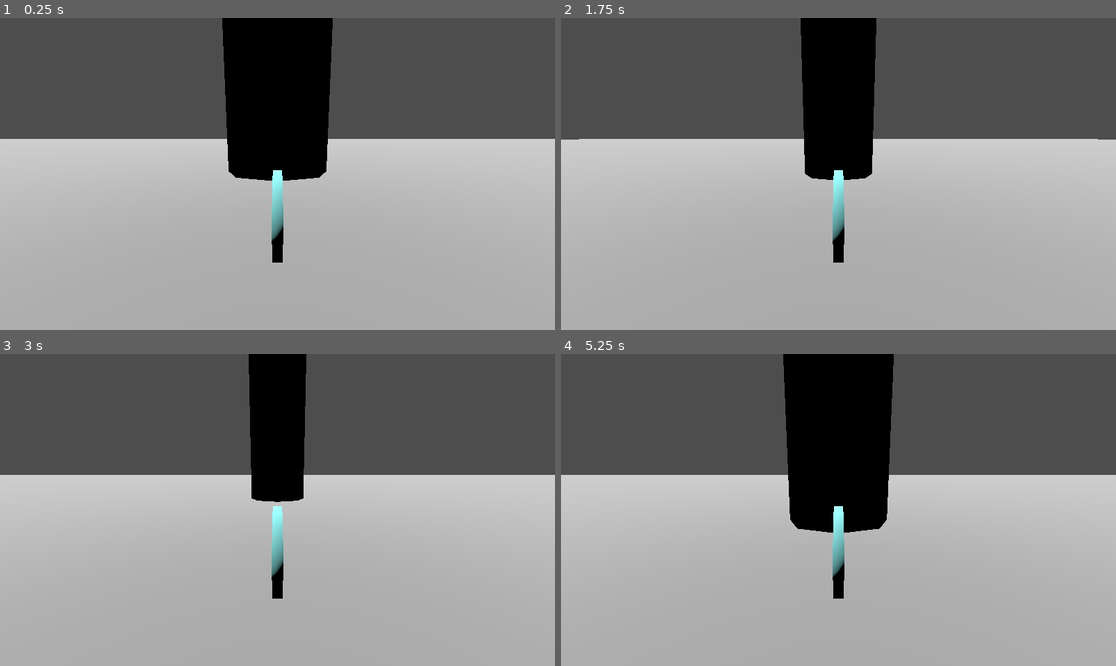
Above: before the commit, frames 1-4 (two rows, left to right).
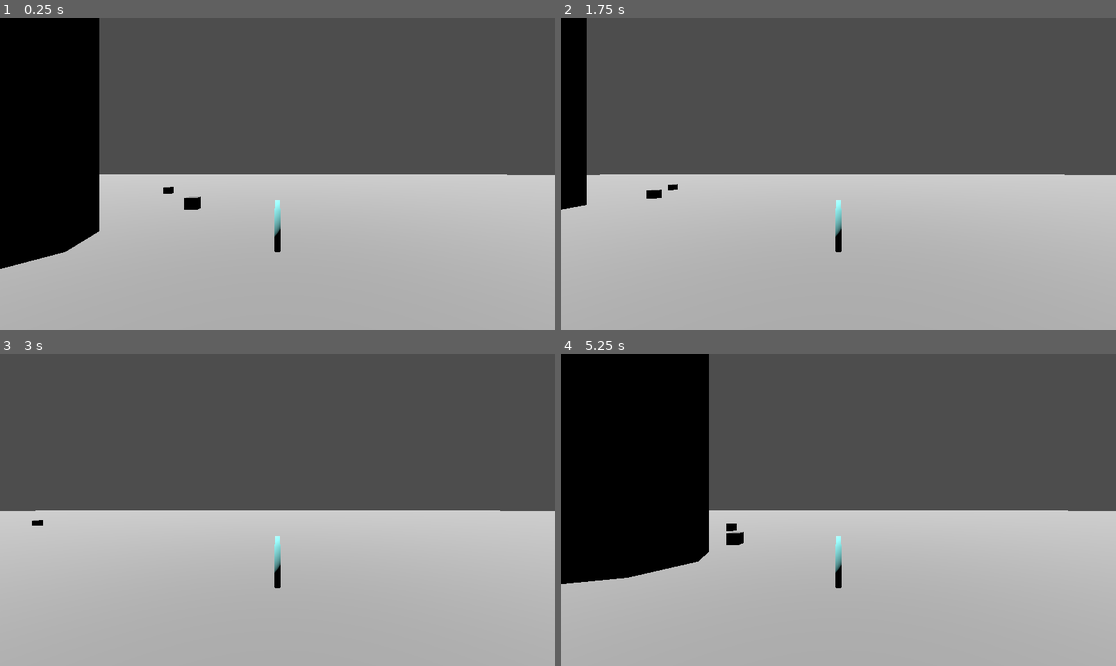
Above: after the commit, the same moments.

Repository: Zaher28/pirate-software-jam
Game: Godot game, scene res://scenes/level.tscn
The game is run twice, just before and just after one commit, with the same random seed, the same clock (stepped at 60 frames per second) and the same inputs.
Inputs:
- Up to frame 1 (0.25 s): no input
- Up to frame 2 (1.75 s): tap Enter (ui_accept) at 0.5, 0.6, 0.77, 1.07, 1.35, 1.52 s; hold Right (ui_right) 0.53-1.28 s; hold Down (ui_down) from 1.28 s (still down)
- Up to frame 3 (3 s): tap Enter (ui_accept) at 1.82, 2.1, 2.85 s; release Down (ui_down) at 2.03 s; hold Right (ui_right) 2.03-2.78 s; hold Up (ui_up) from 2.78 s (still down)
- Up to frame 4 (5.25 s): tap Enter (ui_accept) at 3.02, 3.32, 3.6, 3.77, 4.07, 4.35, 4.52, 4.82, 5.1 s; release Up (ui_up) at 3.53 s; hold Left (ui_left) 3.53-5.03 s; hold Down (ui_down) from 5.03 s (still down)

The runs differ from the first frame. In frame 1, 31% of the frame differs, in the area x 0-100%, y 0-81%; in frame 2, 19%; in frame 3, 16%; in frame 4, 36%, in the area x 0-100%, y 0-79%.

Commit message:
Temporary player movement

Diff:
--- a/project.godot
+++ b/project.godot
@@ -14,3 +14,30 @@
 run/main_scene="res://scenes/level.tscn"
 config/features=PackedStringArray("4.3", "Forward Plus")
 config/icon="res://icon.svg"
+
+[input]
+
+turn_right={
+"deadzone": 0.5,
+"events": [Object(InputEventKey,"resource_local_to_scene":false,"resource_name":"","device":-1,"window_id":0,"alt_pressed":false,"shift_pressed":false,"ctrl_pressed":false,"meta_pressed":false,"pressed":false,"keycode":0,"physical_keycode":68,"key_label":0,"unicode":100,"location":0,"echo":false,"script":null)
+, Object(InputEventKey,"resource_local_to_scene":false,"resource_name":"","device":-1,"window_id":0,"alt_pressed":false,"shift_pressed":false,"ctrl_pressed":false,"meta_pressed":false,"pressed":false,"keycode":0,"physical_keycode":4194321,"key_label":0,"unicode":0,"location":0,"echo":false,"script":null)
+]
+}
+turn_left={
+"deadzone": 0.5,
+"events": [Object(InputEventKey,"resource_local_to_scene":false,"resource_name":"","device":-1,"window_id":0,"alt_pressed":false,"shift_pressed":false,"ctrl_pressed":false,"meta_pressed":false,"pressed":false,"keycode":0,"physical_keycode":65,"key_label":0,"unicode":97,"location":0,"echo":false,"script":null)
+, Object(InputEventKey,"resource_local_to_scene":false,"resource_name":"","device":-1,"window_id":0,"alt_pressed":false,"shift_pressed":false,"ctrl_pressed":false,"meta_pressed":false,"pressed":false,"keycode":0,"physical_keycode":4194319,"key_label":0,"unicode":0,"location":0,"echo":false,"script":null)
+]
+}
+move_forward={
+"deadzone": 0.5,
+"events": [Object(InputEventKey,"resource_local_to_scene":false,"resource_name":"","device":-1,"window_id":0,"alt_pressed":false,"shift_pressed":false,"ctrl_pressed":false,"meta_pressed":false,"pressed":false,"keycode":0,"physical_keycode":87,"key_label":0,"unicode":119,"location":0,"echo":false,"script":null)
+, Object(InputEventKey,"resource_local_to_scene":false,"resource_name":"","device":-1,"window_id":0,"alt_pressed":false,"shift_pressed":false,"ctrl_pressed":false,"meta_pressed":false,"pressed":false,"keycode":0,"physical_keycode":4194320,"key_label":0,"unicode":0,"location":0,"echo":false,"script":null)
+]
+}
+move_back={
+"deadzone": 0.5,
+"events": [Object(InputEventKey,"resource_local_to_scene":false,"resource_name":"","device":-1,"window_id":0,"alt_pressed":false,"shift_pressed":false,"ctrl_pressed":false,"meta_pressed":false,"pressed":false,"keycode":0,"physical_keycode":83,"key_label":0,"unicode":115,"location":0,"echo":false,"script":null)
+, Object(InputEventKey,"resource_local_to_scene":false,"resource_name":"","device":-1,"window_id":0,"alt_pressed":false,"shift_pressed":false,"ctrl_pressed":false,"meta_pressed":false,"pressed":false,"keycode":0,"physical_keycode":4194322,"key_label":0,"unicode":0,"location":0,"echo":false,"script":null)
+]
+}
--- /dev/null
+++ b/scenes/enemy/enemy.gd
@@ -0,0 +1,10 @@
+extends RigidBody3D
+
+@export var target: Node3D
+@export var speed: float = 10
+
+func _process(delta: float) -> void:
+	if target:
+		var next_position = position.move_toward(target.position, speed)
+		position.x = next_position.x
+		position.z = next_position.z
--- a/scenes/enemy.tscn
+++ b/scenes/enemy/enemy.tscn
@@ -1,10 +1,13 @@
-[gd_scene load_steps=2 format=3 uid="uid://dfvlg2rmeklm7"]
+[gd_scene load_steps=3 format=3 uid="uid://dfvlg2rmeklm7"]
+
+[ext_resource type="Script" path="res://scenes/enemy/enemy.gd" id="1_nxcm5"]
 
 [sub_resource type="BoxShape3D" id="BoxShape3D_lflmu"]
 size = Vector3(0.5, 0.5, 0.5)
 
 [node name="Enemy" type="RigidBody3D"]
 transform = Transform3D(1, 0, 0, 0, 1, 0, 0, 0, 1, 0, 0.25, 0)
+script = ExtResource("1_nxcm5")
 
 [node name="CollisionShape3D" type="CollisionShape3D" parent="."]
 shape = SubResource("BoxShape3D_lflmu")
--- a/scenes/level.tscn
+++ b/scenes/level.tscn
@@ -1,7 +1,8 @@
-[gd_scene load_steps=7 format=3 uid="uid://cg23asqrdivr5"]
+[gd_scene load_steps=8 format=3 uid="uid://cg23asqrdivr5"]
 
 [ext_resource type="PackedScene" uid="uid://d1jy6xb05tyin" path="res://scenes/player/player.tscn" id="1_66seu"]
 [ext_resource type="PackedScene" uid="uid://dcudamu43be3r" path="res://scenes/tower.tscn" id="2_n88vd"]
+[ext_resource type="PackedScene" uid="uid://dfvlg2rmeklm7" path="res://scenes/enemy/enemy.tscn" id="3_anh5u"]
 
 [sub_resource type="PhysicsMaterial" id="PhysicsMaterial_yd3db"]
 
@@ -28,9 +29,29 @@
 material = SubResource("StandardMaterial3D_kfmq2")
 
 [node name="Player" parent="." instance=ExtResource("1_66seu")]
-transform = Transform3D(0.990444, 3.55271e-14, -4.23516e-21, 0, -4.32937e-08, -0.990444, -3.55271e-14, 0.990444, -4.32937e-08, 6.07842, 0.5, 0)
+transform = Transform3D(-4.32937e-08, 0, -0.990444, 0, 0.990444, 0, 0.990444, 0, -4.32937e-08, 6.06631, 1.1, 0)
 
 [node name="DirectionalLight3D" type="DirectionalLight3D" parent="."]
 transform = Transform3D(1, 0, 0, 0, -4.37114e-08, 1, 0, -1, -4.37114e-08, 0, 5.73519, 0)
 
 [node name="Tower" parent="." instance=ExtResource("2_n88vd")]
+
+[node name="Enemy" parent="." node_paths=PackedStringArray("target") instance=ExtResource("3_anh5u")]
+transform = Transform3D(1, 0, 0, 0, 1, 0, 0, 0, 1, 5.01299, 0.25, 6.98588)
+target = NodePath("../Tower")
+speed = 0.01
+
+[node name="Enemy2" parent="." node_paths=PackedStringArray("target") instance=ExtResource("3_anh5u")]
+transform = Transform3D(1, 0, 0, 0, 1, 0, 0, 0, 1, -1.72993, 0.25, 8.6489)
+target = NodePath("../Tower")
+speed = 0.01
+
+[node name="Enemy3" parent="." node_paths=PackedStringArray("target") instance=ExtResource("3_anh5u")]
+transform = Transform3D(1, 0, 0, 0, 1, 0, 0, 0, 1, 2.51922, 0.25, -4.85646)
+target = NodePath("../Tower")
+speed = 0.01
+
+[node name="Enemy4" parent="." node_paths=PackedStringArray("target") instance=ExtResource("3_anh5u")]
+transform = Transform3D(1, 0, 0, 0, 1, 0, 0, 0, 1, -2.26723, 0.25, -11.7361)
+target = NodePath("../Tower")
+speed = 0.01
--- a/scenes/player/player.gd
+++ b/scenes/player/player.gd
@@ -1,28 +1,46 @@
 extends CharacterBody3D
 
+# I copied this scripts code from
+# https://docs.godotengine.org/en/stable/getting_started/first_3d_game/03.player_movement_code.html#
+# for reference
 
-const SPEED = 5.0
-const JUMP_VELOCITY = 4.5
+# How fast the player moves in meters per second.
+@export var speed = 10
+# The downward acceleration when in the air, in meters per second squared.
+@export var fall_acceleration = 75
 
+var target_velocity = Vector3.ZERO
 
 func _physics_process(delta: float) -> void:
-	# Add the gravity.
-	if not is_on_floor():
-		velocity += get_gravity() * delta
+	# We create a local variable to store the input direction.
+	var direction = Vector3.ZERO
 
-	# Handle jump.
-	if Input.is_action_just_pressed("ui_accept") and is_on_floor():
-		velocity.y = JUMP_VELOCITY
+	# We check for each move input and update the direction accordingly.
+	if Input.is_action_pressed("turn_right"):
+		# Rotate the player to the right
+		direction.x += 1
+	if Input.is_action_pressed("turn_left"):
+		# Rotate the player to the left
+		direction.x -= 1
+	if Input.is_action_pressed("move_back"):
+		# In 3D, the XZ plane is the ground plane.
+		direction.z += 1
+	if Input.is_action_pressed("move_forward"):
+		direction.z -= 1
 
-	# Get the input direction and handle the movement/deceleration.
-	# As good practice, you should replace UI actions with custom gameplay actions.
-	var input_dir := Input.get_vector("ui_left", "ui_right", "ui_up", "ui_down")
-	var direction := (transform.basis * Vector3(input_dir.x, 0, input_dir.y)).normalized()
-	if direction:
-		velocity.x = direction.x * SPEED
-		velocity.z = direction.z * SPEED
-	else:
-		velocity.x = move_toward(velocity.x, 0, SPEED)
-		velocity.z = move_toward(velocity.z, 0, SPEED)
+	if direction != Vector3.ZERO:
+		direction = direction.normalized()
+		# Setting the basis property will affect the rotation of the node.
+		$Pivot.basis = Basis.looking_at(direction)
 
+	# Ground Velocity
+	target_velocity.x = direction.x * speed
+	target_velocity.z = direction.z * speed
+
+	# Vertical Velocity
+	if not is_on_floor(): # If in the air, fall towards the floor
+		target_velocity.y = target_velocity.y - (fall_acceleration * delta)
+
+	# Moving the Character
+	velocity = target_velocity
 	move_and_slide()
--- a/scenes/player/player.tscn
+++ b/scenes/player/player.tscn
@@ -2,22 +2,27 @@
 
 [ext_resource type="Script" path="res://scenes/player/player.gd" id="1_wwcmp"]
 
+[sub_resource type="CylinderShape3D" id="CylinderShape3D_qt2ii"]
+height = 0.1
+
 [sub_resource type="StandardMaterial3D" id="StandardMaterial3D_mjm2m"]
 albedo_color = Color(0.603922, 1, 1, 1)
 
-[sub_resource type="CylinderShape3D" id="CylinderShape3D_qt2ii"]
-height = 0.1
-
 [node name="Player" type="CharacterBody3D"]
-transform = Transform3D(-4.32937e-08, -0.990444, 0, -4.32937e-08, 1.89243e-15, -0.990444, 0.990444, -4.32937e-08, -4.32937e-08, 0, 0.5, 0)
+transform = Transform3D(0.990444, 0, 0, 0, 0.990444, 0, 0, 0, 0.990444, 0, 0, 0)
 script = ExtResource("1_wwcmp")
 
-[node name="CSGCylinder3D" type="CSGCylinder3D" parent="."]
+[node name="CollisionShape3D" type="CollisionShape3D" parent="."]
+transform = Transform3D(1, 0, 0, 0, -4.37114e-08, -1, 0, 1, -4.37114e-08, 0, 0, 0)
+shape = SubResource("CylinderShape3D_qt2ii")
+
+[node name="Pivot" type="Node3D" parent="."]
+
+[node name="CSGCylinder3D" type="CSGCylinder3D" parent="Pivot"]
+transform = Transform3D(1, 0, 0, 0, -4.37114e-08, -1, 0, 1, -4.37114e-08, 0, 0, 0)
 height = 0.1
 material = SubResource("StandardMaterial3D_mjm2m")
 
-[node name="CollisionShape3D" type="CollisionShape3D" parent="."]
-shape = SubResource("CylinderShape3D_qt2ii")
-
 [node name="Camera3D" type="Camera3D" parent="."]
-transform = Transform3D(7.66364e-09, -0.175324, 0.994309, -1.00965, -4.41331e-08, 0, 4.34626e-08, -0.994309, -0.175324, 2.14935, -3.67358e-08, -0.840417)
+transform = Transform3D(-4.41331e-08, 0, 1.00965, 0, 1.00965, 0, -1.00965, 0, -4.41331e-08, 3.93469, 1.00754, 0)
+current = true
